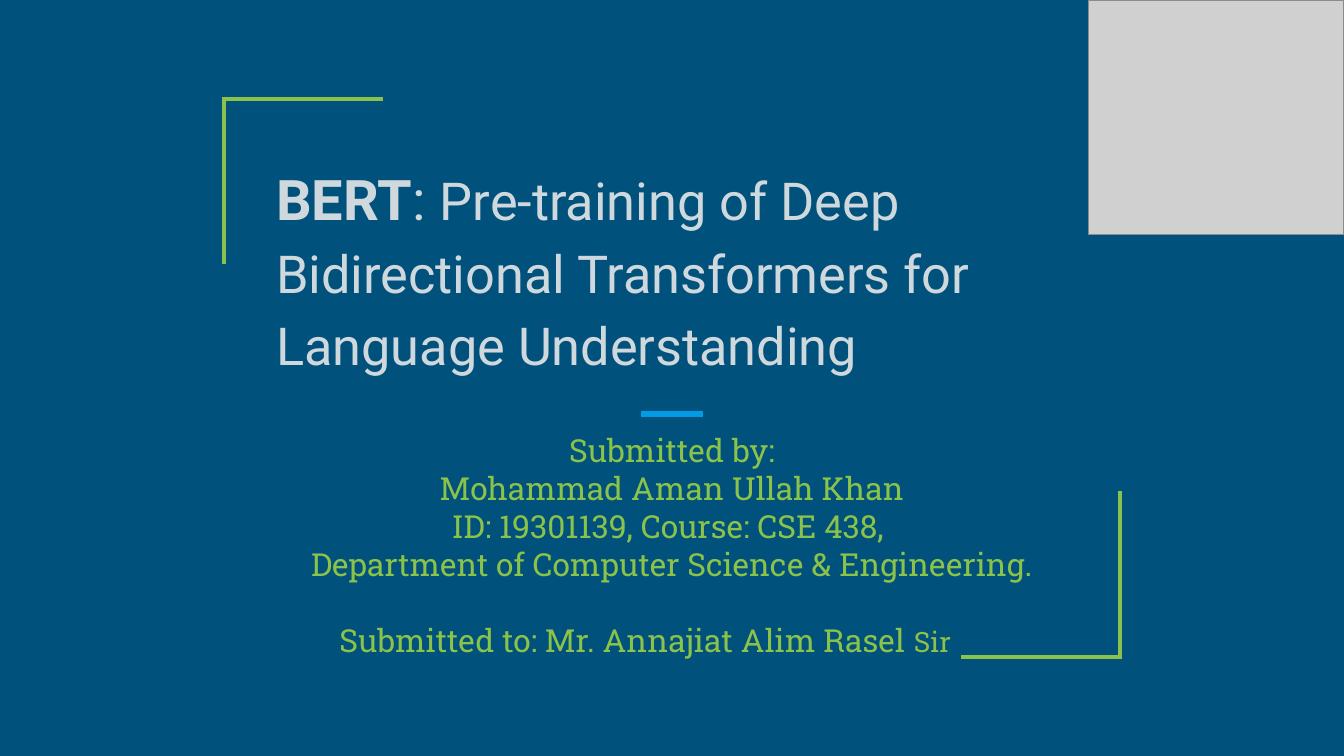
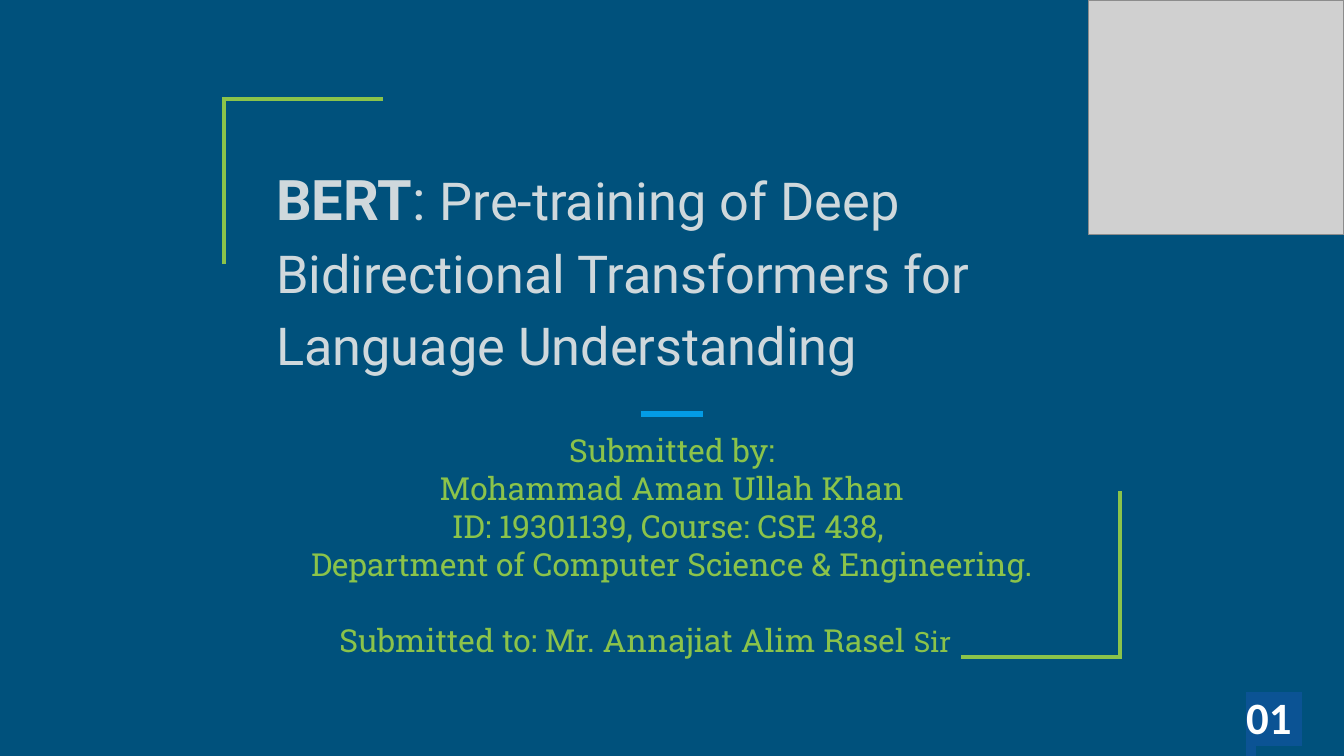
Before and after one commit to Mohammad-Aman-Ullah-Khan-Uday/cse438, a slide deck: slide 1 of Submission 01/slide.pptx. Drawn at 1344x756 pixels with LibreOffice and Linux fonts; fonts in the diff are those of the drawing; grey boxes stand for pictures. Boxes give left, top, right and bottom in pixels: in the first picture for what was removed or moved away, otherwise in the second. Text is boxed around its words. In the diff, an @@ line names an element or a change of style, - is before the commit and + after.

```diff
--- a/Submission 01/slide.pptx
+++ b/Submission 01/slide.pptx
@@ text added at (1246, 704, 1291, 735), 24 pt, text #FFFFFF, bold @@
+01
```
Also in this commit, not shown: 10 other slides changed, 2 slides added, 2 slides removed.
